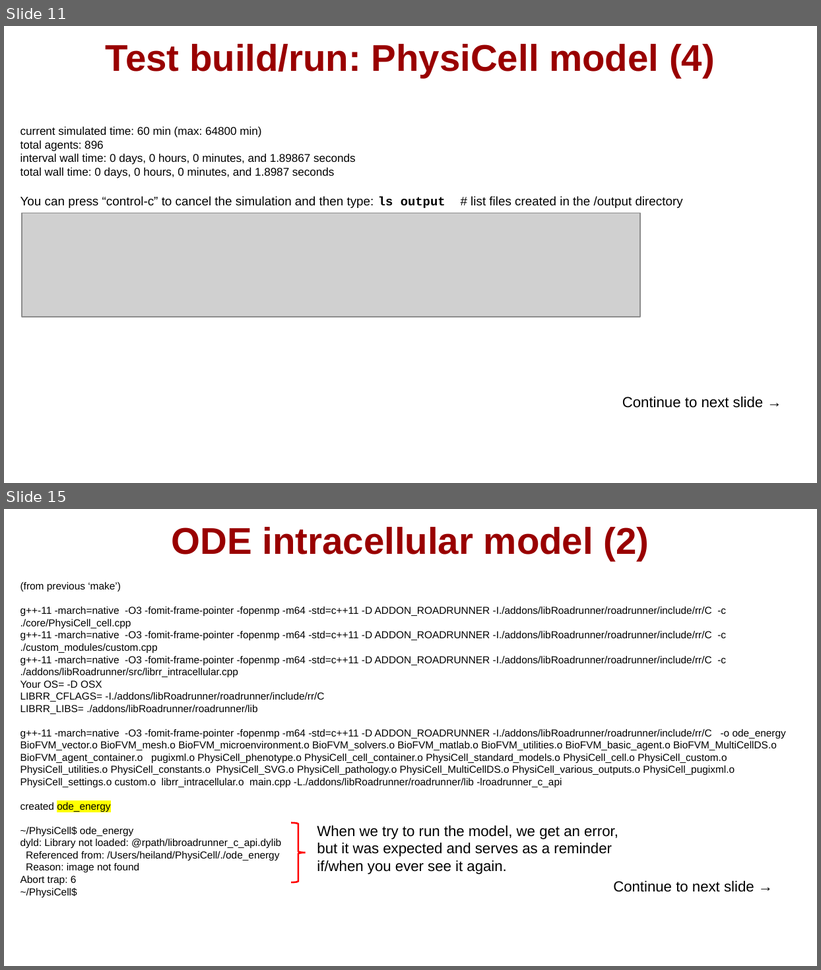
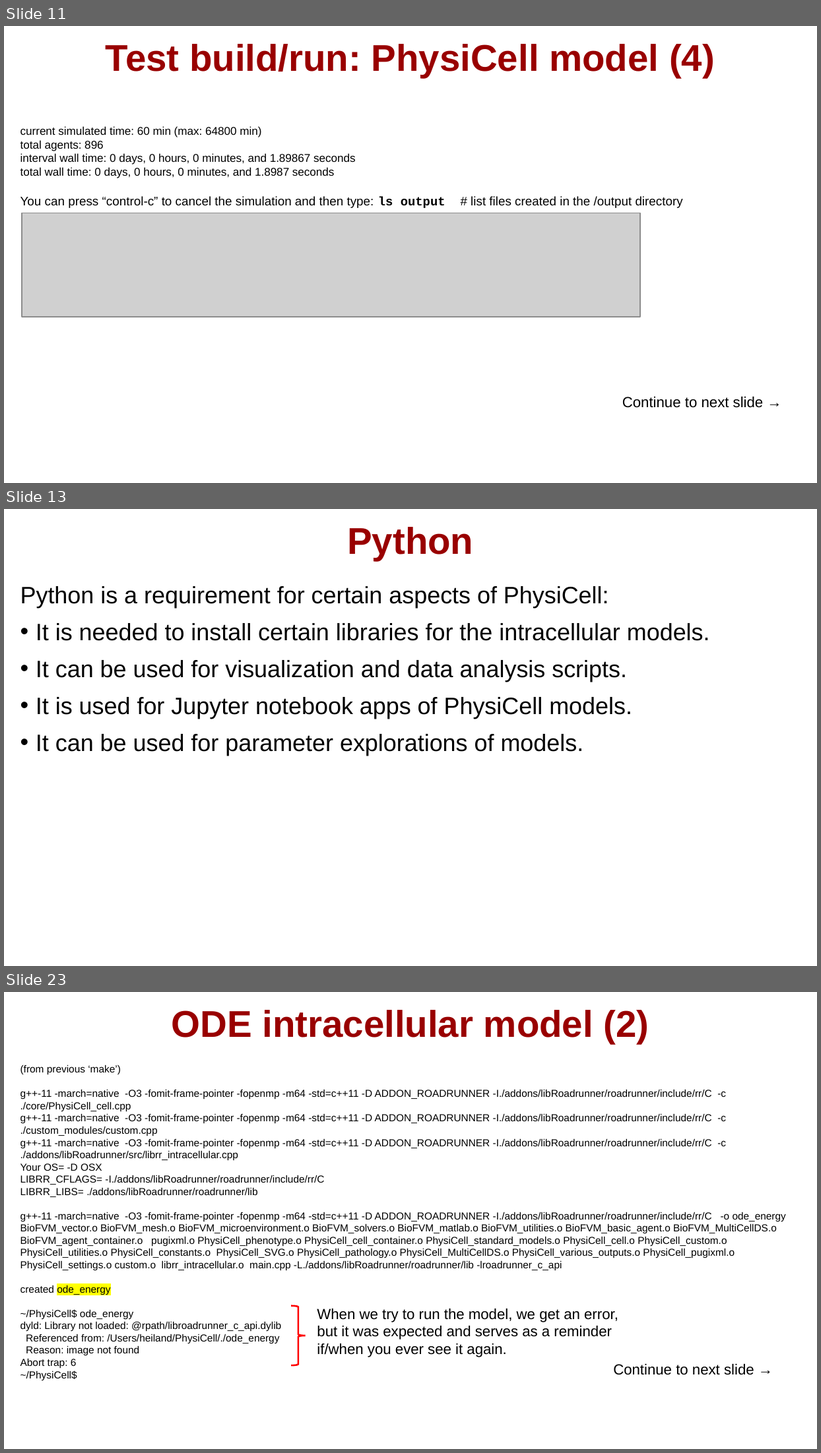
Before and after one commit to physicell-training/ws2021, a slide deck: pptx_source/PhysiCell_ws2021_macOS_setup.pptx. Shown one above the other, each under a label of ours: slides 11 and 15 before the commit, slides 11, 13 and 23 after it; the slides between them are not shown. The pictures are 821x970 and 821x1453 pixels, drawn with LibreOffice and Linux fonts; fonts in the diff are those of the drawing; grey boxes stand for pictures; background and template pictures are left out. Boxes give left, top, right and bottom in pixels: in the first picture for what was removed or moved away, otherwise in the second. Text is boxed around its words. In the diff, an @@ line names an element or a change of style, - is before the commit and + after.

```diff
--- a/pptx_source/PhysiCell_ws2021_macOS_setup.pptx
+++ b/pptx_source/PhysiCell_ws2021_macOS_setup.pptx
@@ slide 13 added at (4,509,817,966), background #FFFFFF @@
@@ title added at (347,527,473,560), 33 pt, text #990000, bold @@
+Python
@@ text added at (20,586,710,756), 21 pt, text #000000 @@
+Python is a requirement for certain aspects of PhysiCell:
+• It is needed to install certain libraries for the intracellular models.
+• It can be used for visualization and data analysis scripts.
+• It is used for Jupyter notebook apps of PhysiCell models.
+• It can be used for parameter explorations of models.
@@ what was slide 15 is now slide 23 @@
```
Also in this commit, not shown: 4 slides changed, 8 other slides added.
